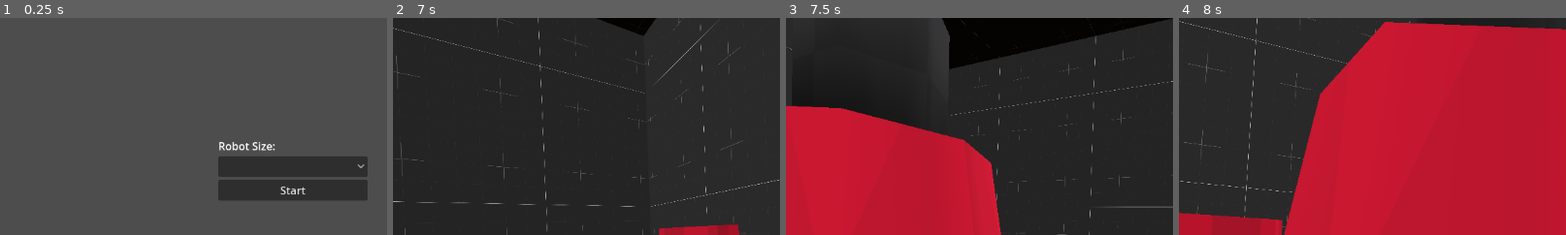
Above: before the commit, frames 1-4 (left to right).
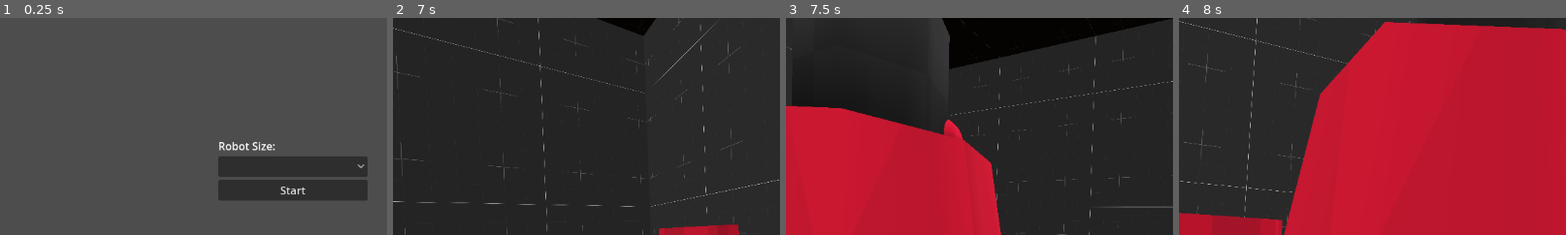
Above: after the commit, the same moments.

Repository: CollinRoboticsClub/STORMsimulator
Game: Godot game, scene res://menu.tscn
Two runs of this game, one before a commit and one after it. Both use one fixed random seed, a clock stepped at 60 frames per second and the inputs below.
Inputs:
- Up to frame 1 (0.25 s): no input
- Up to frame 2 (7 s): click "Start" at 0.5 s; tap Enter at 1.25 s; hold D (right) 1.28-2.03 s; tap R (toggle) every 0.75 s from 1.35 to 6.6 s; hold S (back) 2.03-2.78 s; hold D (right) 2.78-3.53 s; hold W (forward) 3.53-4.28 s; hold A (left) 4.28-5.78 s; hold S (back) 5.78-6.53 s; hold D (right) from 6.53 s (still down)
- Up to frame 3 (7.5 s): release D (right) at 7.28 s; hold W (forward) from 7.28 s (still down); tap R (toggle) at 7.35 s
- Up to frame 4 (8 s): keep holding W (forward)
The pictures show only the part of the screen within x 12-62%, y 0-50%; the shares and areas given below are measured in that part.

Frames 1-2 are identical in both runs. In frame 3, 0.3% of the frame differs, in the area x 40-46%, y 46-57%; in frame 4, nothing differs.

Commit message:
balls pick a random size when they instance
Balls will now pick between 2" 3" and 4" when spawning.

Diff:
--- /dev/null
+++ b/bawl sizes/largeball.tres
@@ -0,0 +1,4 @@
+[gd_resource type="SphereShape3D" format=3 uid="uid://6rpw6s5p6x1"]
+
+[resource]
+radius = 0.102
--- /dev/null
+++ b/bawl sizes/medball.tres
@@ -0,0 +1,4 @@
+[gd_resource type="SphereShape3D" format=3 uid="uid://dkxxjbnsgqolv"]
+
+[resource]
+radius = 0.076
--- a/bawl sizes/smallball.tres
+++ b/bawl sizes/smallball.tres
@@ -1,3 +1,4 @@
 [gd_resource type="SphereShape3D" format=3 uid="uid://c1p0qp1pse3sm"]
 
 [resource]
+radius = 0.051
--- a/scene.tscn
+++ b/scene.tscn
@@ -204,6 +204,7 @@
 [node name="spawnernode" type="Node3D" parent="."]
 transform = Transform3D(1, 0, 0, 0, 1, 0, 0, 0, 1, 0, 1.20748, 0)
 script = ExtResource("8_sp5yi")
+spread_multiplier = 3
 
 [node name="Timer" type="Timer" parent="spawnernode"]
 wait_time = 6.0
--- a/scenes/bawl.gd
+++ b/scenes/bawl.gd
@@ -1,9 +1,16 @@
 extends RigidBody3D
 
+var sizes = [load("res://bawl sizes/smallball.tres"), load("res://bawl sizes/medball.tres"), load("res://bawl sizes/largeball.tres")]
 
 # Called when the node enters the scene tree for the first time.
 func _ready():
-	pass # Replace with function body.
+	randomize()
+	print("siza changing")
+	var rng = randi_range(0,2)
+	$CollisionShape3D.shape = sizes[rng]
+
+	$MeshInstance3D.mesh.radius = sizes[rng].radius
+	$MeshInstance3D.mesh.height = sizes[rng].radius*2
 
 
 # Called every frame. 'delta' is the elapsed time since the previous frame.
--- a/scenes/bawl.tscn
+++ b/scenes/bawl.tscn
@@ -1,19 +1,23 @@
-[gd_scene load_steps=5 format=3 uid="uid://bawpujiywslys"]
+[gd_scene load_steps=6 format=3 uid="uid://bawpujiywslys"]
 
 [ext_resource type="Texture2D" uid="uid://x71vvn1dmk4s" path="res://addons/kenney_prototype_textures/red/texture_01.png" id="1_cacxh"]
+[ext_resource type="Script" path="res://scenes/bawl.gd" id="1_xk4jj"]
 
 [sub_resource type="SphereShape3D" id="SphereShape3D_qypa5"]
+resource_local_to_scene = true
 radius = 0.076
 
 [sub_resource type="StandardMaterial3D" id="StandardMaterial3D_l7knt"]
 albedo_texture = ExtResource("1_cacxh")
 
 [sub_resource type="SphereMesh" id="SphereMesh_8txrr"]
+resource_local_to_scene = true
 material = SubResource("StandardMaterial3D_l7knt")
 radius = 0.076
 height = 0.152
 
 [node name="Bawl" type="RigidBody3D"]
+script = ExtResource("1_xk4jj")
 
 [node name="CollisionShape3D" type="CollisionShape3D" parent="."]
 shape = SubResource("SphereShape3D_qypa5")
--- a/scenes/robot.tscn
+++ b/scenes/robot.tscn
@@ -16,6 +16,8 @@
 center_of_mass = Vector3(0, -1, 0)
 angular_damp = 5.0
 script = ExtResource("1_g0ks3")
+move_force = null
+rotation_force = null
 
 [node name="CollisionShape3D" type="CollisionShape3D" parent="."]
 shape = ExtResource("2_1akga")
Not shown, changed: export_presets.cfg
